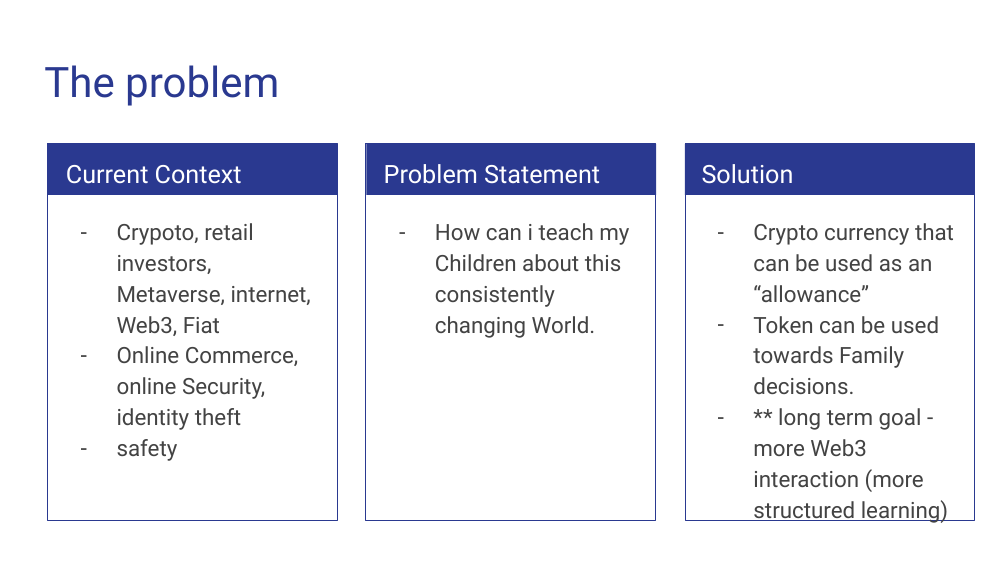
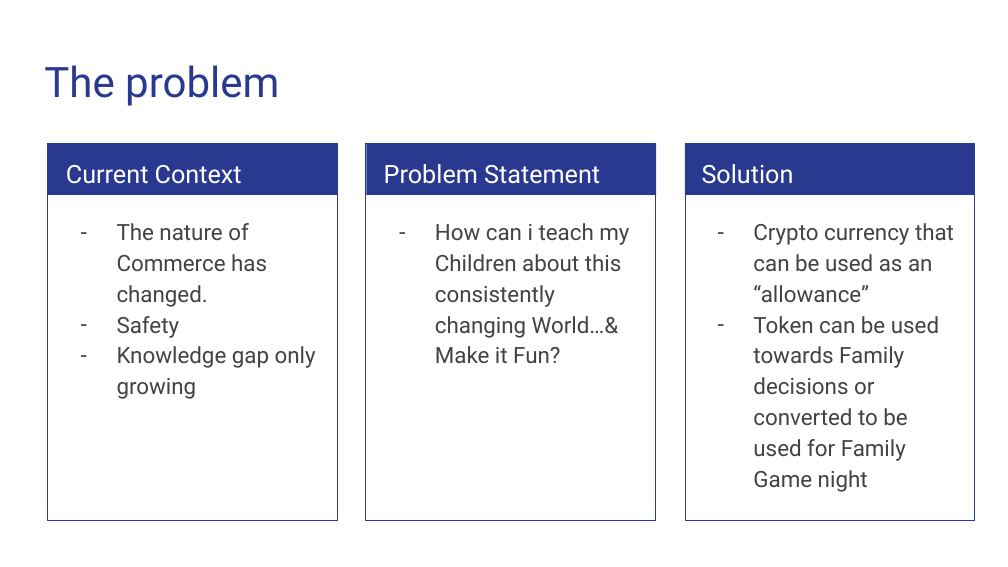
Before and after one commit to TGreenizan/Family-Fuel, a slide deck: slide 2 of Family-Fuel-presentation.odp. Drawn at 1008x567 pixels with LibreOffice and Linux fonts; fonts in the diff are those of the drawing. Boxes give left, top, right and bottom in pixels: in the first picture for what was removed or moved away, otherwise in the second. Text is boxed around its words. In the diff, an @@ line names an element or a change of style, - is before the commit and + after.

Commit message:
add-Updated presentation

```diff
--- a/Family-Fuel-presentation.odp
+++ b/Family-Fuel-presentation.odp
@@ text at bbox=[117, 223, 316, 399]: text changed @@
-– Crypoto, retail investors, Metaverse, internet, Web3, Fiat
-– Online Commerce, online Security, identity theft
-– safety
+– The nature of Commerce has changed.
+– Safety
+– Knowledge gap only growing
@@ text at bbox=[435, 223, 629, 363]: text changed @@
-– How can i teach my Children about this consistently changing World.
+– How can i teach my Children about this consistently changing World…& Make it Fun?
@@ text at bbox=[753, 316, 939, 492]: text changed @@
-– Token can be used towards Family decisions.
-– ** long term goal - more Web3 interaction (more structured learning)
+– Token can be used towards Family decisions or converted to be used for Family Game night
```
Also in this commit, not shown: 3 other slides changed, 9 slides added, 2 slides removed.
